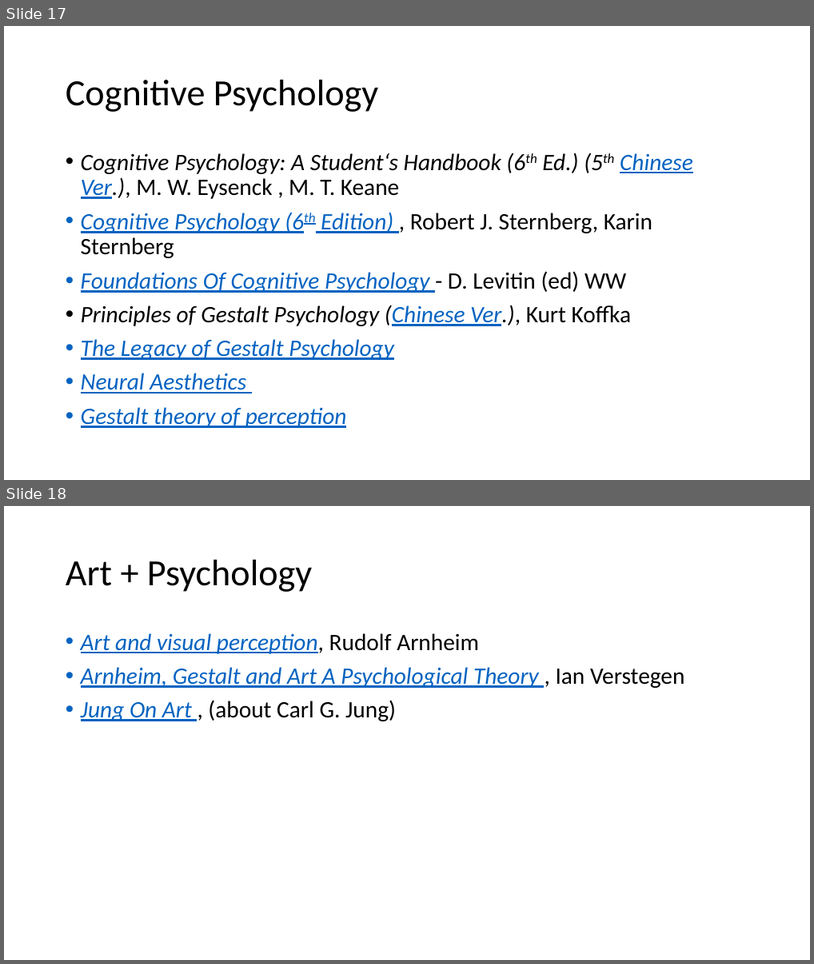
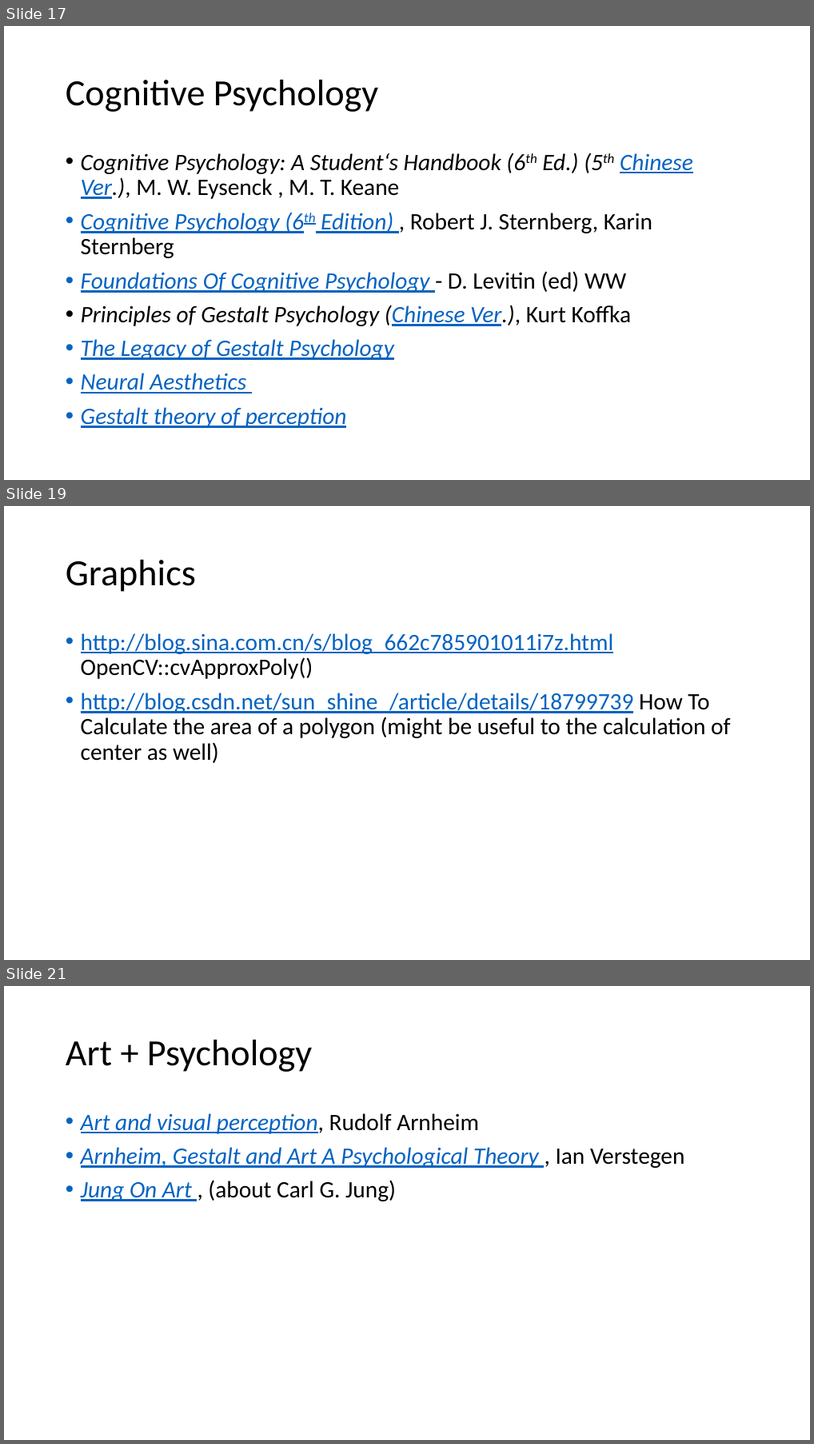
Before and after one commit to PatriciaXiao/Conclusion, a slide deck: Conclusion.pptx. Shown one above the other, each under a label of ours: slides 17 and 18 before the commit, slides 17, 19 and 21 after it; the slides between them are not shown. The pictures are 814x964 and 814x1444 pixels, drawn with LibreOffice and Linux fonts; fonts in the diff are those of the drawing. Boxes give left, top, right and bottom in pixels: in the first picture for what was removed or moved away, otherwise in the second. Text is boxed around its words. In the diff, an @@ line names an element or a change of style, - is before the commit and + after.

```diff
--- a/Conclusion.pptx
+++ b/Conclusion.pptx
@@ slide 19 added at (4, 506, 810, 960), background #FFFFFF @@
@@ title added at (66, 560, 196, 592), 44 pt, text #000000 @@
+Graphics
@@ text added at (81, 633, 730, 763), 28 pt, text #0563C1, underline @@
+• http://blog.sina.com.cn/s/blog_662c785901011i7z.html OpenCV::cvApproxPoly()
+• http://blog.csdn.net/sun_shine_/article/details/18799739 How To Calculate the area of a polygon (might be useful to the calculation of center as well)
@@ what was slide 18 is now slide 21 @@
```
Also in this commit, not shown: 5 slides changed, 2 other slides added, 4 other files.
